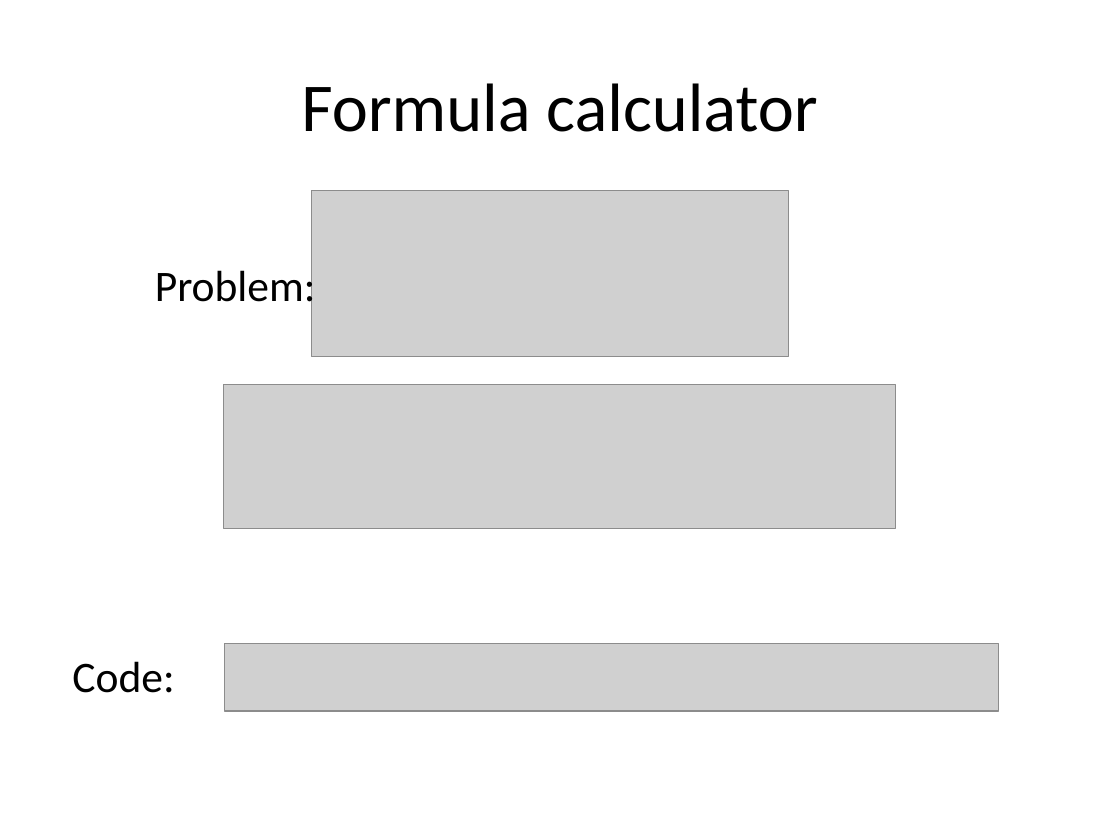
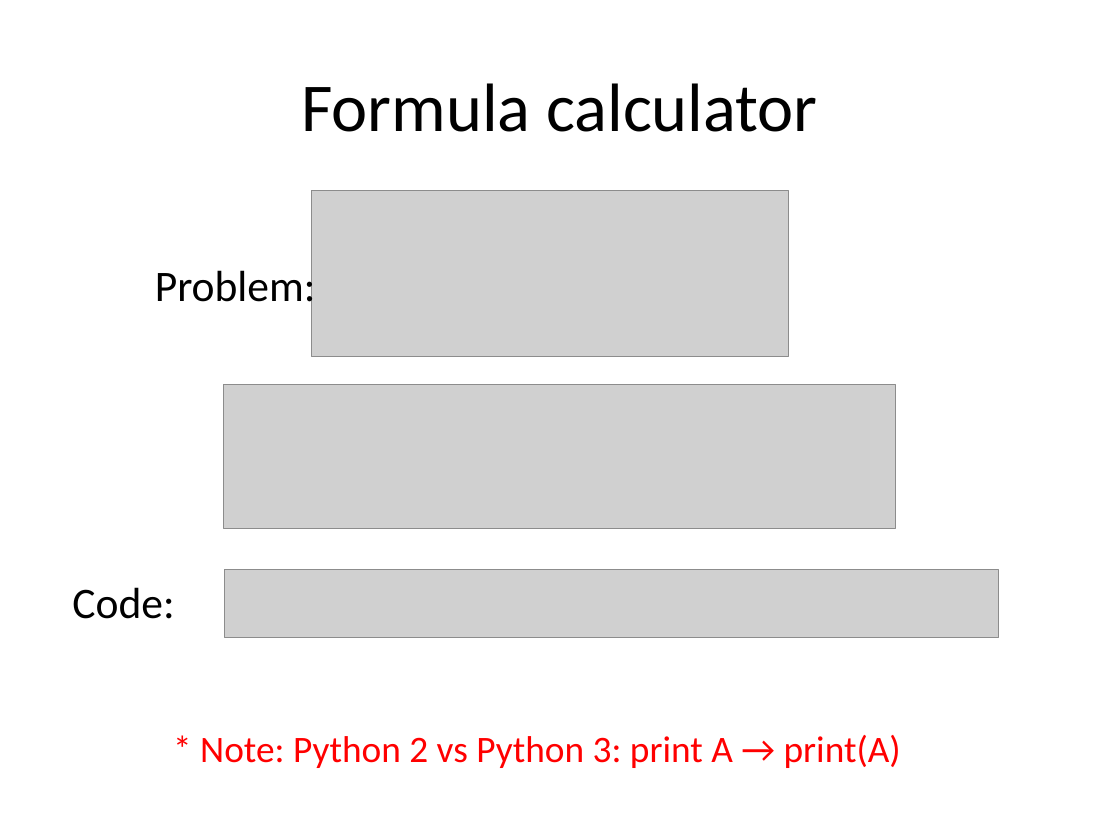
Before and after one commit to renpj/python_course, a slide deck: slide 3 of slides/Python course 1_formula.pptx. Drawn at 1120x840 pixels with LibreOffice and Linux fonts; fonts in the diff are those of the drawing; grey boxes stand for pictures. Boxes give left, top, right and bottom in pixels: in the first picture for what was removed or moved away, otherwise in the second. Text is boxed around its words. In the diff, an @@ line names an element or a change of style, - is before the commit and + after.

```diff
--- a/slides/Python course 1_formula.pptx
+++ b/slides/Python course 1_formula.pptx
@@ text "Code:" moved from (x1=72, y1=661, x2=174, y2=693) to (x1=72, y1=587, x2=174, y2=619) @@
@@ picture moved from (x1=225, y1=643, x2=999, y2=710) to (x1=225, y1=570, x2=999, y2=637) @@
@@ text added at (x1=200, y1=735, x2=901, y2=768), 24 pt, text #FF0000 @@
+* Note: Python 2 vs Python 3: print A → print(A)
```
Also in this commit, not shown: 1 other file.
